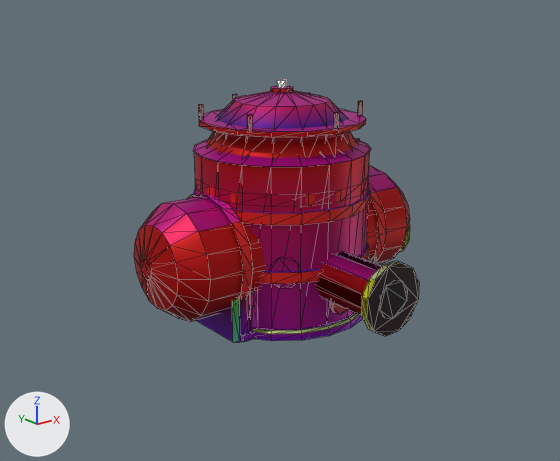
An edit to the glTF model public/assets/shared/industrial-kit.glb, drawn before and after from the same camera.
Both versions are drawn from a 50 mm lens placed at (-3.02, -3.76, 2.02), pointed at (-0.08, -0.08, 0.55). Every picture has the same lights, and +X, +Y and +Z are marked at lower left. The older version comes first. Mesh edges are drawn as thin lines.

The older version as bpy lines, for what is in view:
```python
me_pipe_valve = bpy.data.meshes.new('pipe_valve')
me_pipe_valve.from_pydata(...)  # 206 vertices, 350 faces; spans x -0.26..0.46, y -1.0..1.0, z 0.0..0.78
# faces by material slot: [128, 206, 16]
me_pipe_valve.materials.append(mat_shared_metal)
me_pipe_valve.materials.append(mat_shared_paint)
me_pipe_valve.materials.append(mat_shared_light)
me_tank_sphere = bpy.data.meshes.new('tank_sphere')
me_tank_sphere.from_pydata(...)  # 354 vertices, 510 faces; spans x -0.55..0.55, y -0.55..0.55, z 0.0..1.48
# faces by material slot: [440, 54, 16]
me_tank_sphere.materials.append(mat_shared_metal)
me_tank_sphere.materials.append(mat_shared_paint)
me_tank_sphere.materials.append(mat_shared_light)
me_tank_vertical_1 = bpy.data.meshes.new('tank_vertical_1')
me_tank_vertical_1.from_pydata(...)  # 424 vertices, 610 faces; spans x -0.52..0.52, y -0.52..0.52, z 0.0..1.42
# faces by material slot: [420, 174, 16]
me_tank_vertical_1.materials.append(mat_shared_metal)
me_tank_vertical_1.materials.append(mat_shared_paint)
me_tank_vertical_1.materials.append(mat_shared_light)
ob_pipe_valve = bpy.data.objects.new('pipe_valve', me_pipe_valve)
ob_pipe_valve.location = (0.0, 0.0, 0.0)
ob_tank_sphere = bpy.data.objects.new('tank_sphere', me_tank_sphere)
ob_tank_sphere.location = (0.0, 0.0, 0.0)
ob_tank_vertical_1 = bpy.data.objects.new('tank_vertical_1', me_tank_vertical_1)
ob_tank_vertical_1.location = (0.0, 0.0, 0.0)
# also in view: 'tank_horizontal' at (0.0, 0.0, 0.44); 'tank_vertical_0' at (0.01, 0.0, 0.7)
```
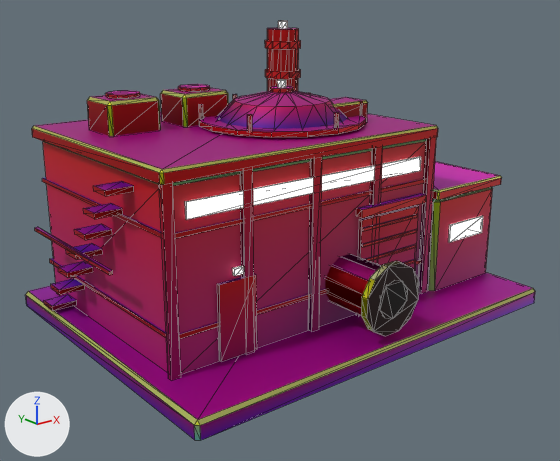
Where the change shows, as pixel boxes (x1, y1, x2, y2) in the pictures (560 x 461 px):
'facility', added
    after: (25, 21, 535, 440)
    faces in mat_shared_metal: (25, 28, 535, 440)
    faces in mat_shared_paint: (43, 40, 502, 374)
    faces in mat_shared_light: (185, 21, 483, 276)
'tank_vertical_0', unchanged, covered by the edit
    before: (193, 139, 371, 341)
'tank_horizontal', unchanged, covered by the edit
    before: (134, 166, 410, 342)
'tank_sphere', unchanged, covered by the edit
    before: (196, 79, 363, 206)
    after: (271, 79, 293, 93)

What changed in the scene script:
```text
Add me_facility:
    me_facility.from_pydata(...)  # 536 vertices, 722 faces; spans x -1.37..1.38, y -1.05..1.05, z 0.0..1.8
    # faces by material slot: [406, 270, 46]
    me_facility.materials.append(mat_shared_metal)
    me_facility.materials.append(mat_shared_paint)
    me_facility.materials.append(mat_shared_light)
Add ob_facility:
    ob_facility = bpy.data.objects.new('facility', me_facility)
    ob_facility.location = (0.0, 0.0, 0.0)
```
